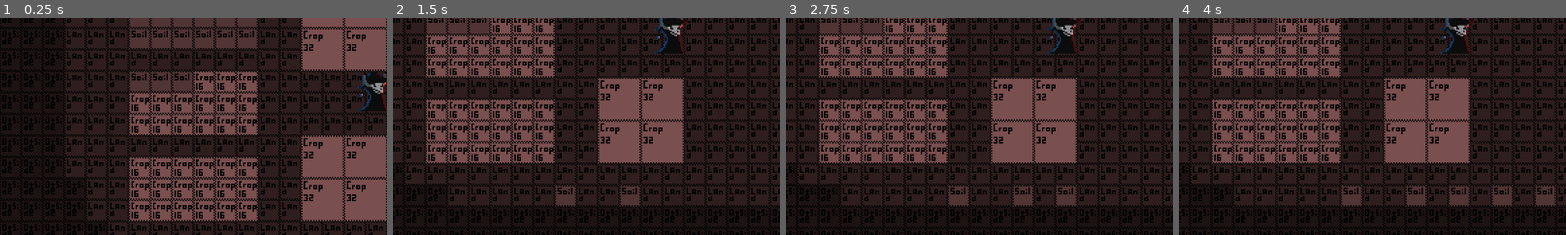
Above: before the commit, frames 1-4 (left to right).
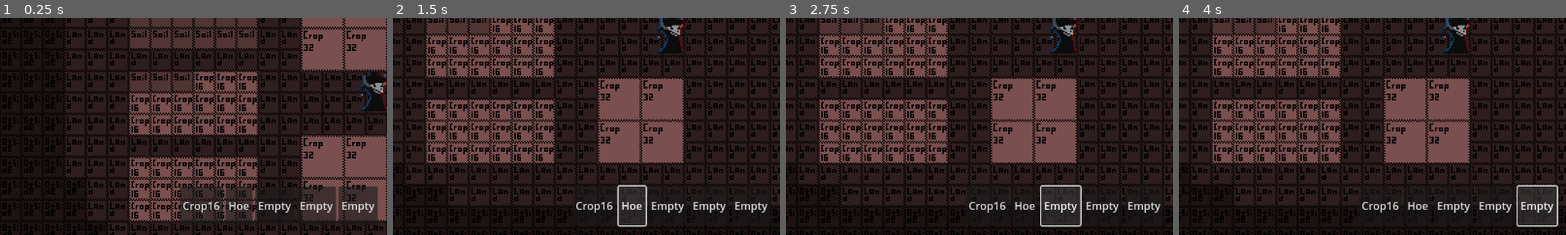
Above: after the commit, the same moments.

Repository: DominicDJC/Soul-Essence
Game: Godot game, scene res://TSCNs/Game/game.tscn
Same seed, same stepped clock (60 frames per second), same inputs: the game is played once before the commit and once after it. The project has no main scene, so this scene is started directly.
Inputs (mouse positions are % of the whole screen's width and height, from its top left):
- Up to frame 1 (0.25 s): no input
- Up to frame 2 (1.5 s): click (40, 90) at 0.5 s, where only the run after the commit has a clickable "Crop16"; click (45, 90) at 1.25 s, where only the run after the commit has a clickable "Hoe"
- Up to frame 3 (2.75 s): click (49, 90) at 2 s, where only the run after the commit has a clickable "Empty"
- Up to frame 4 (4 s): click (55, 90) at 2.75 s, where only the run after the commit has a clickable "Empty"; click (60, 90) at 3.5 s, where only the run after the commit has a clickable "Empty"
The pictures show only the part of the screen within x 14-64%, y 47-97%; the shares and areas given below are measured in that part.

The runs differ from the first frame. In frame 1, 5.2% of the frame differs, in the area x 46-98%, y 77-94%; in frame 2, 2.3%; in frame 3, 2.8%; in frame 4, 3.6%.

Commit message:
Placeholder Hotbar. Revamped placing and clearing.

Diff:
--- /dev/null
+++ b/TSCNs/Game/Hotbar.gd
@@ -0,0 +1,36 @@
+extends HBoxContainer
+
+var values = ["Crop16", "Hoe", "Empty", "Empty", "Empty"]
+var selection = 0 : set = setSelection
+
+
+func setSelection(value):
+	get_child(value).grab_focus()
+	selection = value
+
+func _physics_process(delta):
+	if Input.is_action_just_pressed("hotbar1"):
+		selection = 0
+	if Input.is_action_just_pressed("hotbar2"):
+		selection = 1
+	if Input.is_action_just_pressed("hotbar3"):
+		selection = 2
+	if Input.is_action_just_pressed("hotbar4"):
+		selection = 3
+	if Input.is_action_just_pressed("hotbar5"):
+		selection = 4
+
+func onePressed():
+	selection = 0
+
+func twoPressed():
+	selection = 1
+
+func threePressed():
+	selection = 2
+
+func fourPressed():
+	selection = 3
+
+func fivePressed():
+	selection = 4
--- a/TSCNs/Game/TileMap.gd
+++ b/TSCNs/Game/TileMap.gd
@@ -1,26 +1,69 @@
 extends TileMap
 
-@export var permaTiles: Array
+@export var permaTiles: PackedStringArray
+@export var Player: Node2D
+@export var Hotbar: Control
+var breakLayer = 0
+var lock = false
 
 func _physics_process(delta):
 	if Input.is_action_pressed("place"):
 			placeTile()
 	if Input.is_action_pressed("remove"):
 			clearTile()
+	if Input.is_action_just_released("remove"):
+		lock = false
 
+func getTile(value):
+	var dict = {
+		"Land": Vector2i(6, 0),
+		"Outside": Vector2i(7, 0),
+		"Soil": Vector2i(6, 1),
+		"Crop16": Vector2i(7, 1)
+	}
+	if typeof(value) == TYPE_VECTOR2I:
+		for key in dict.keys():
+			if dict[key] == get_cell_atlas_coords(0, value):
+				return key
+		return "unknown"
+	else:
+		if dict.has(value):
+			return dict[value]
+		return Vector2i(0, 0)
 
 func placeTile(localPosition: = get_local_mouse_position()):
-	var tile: Vector2 = local_to_map(localPosition)
-	if check(tile):
-		set_cell(0, tile, 2, Vector2i(6, 1))
+	var tile: Vector2i = local_to_map(localPosition)
+	var item = Hotbar.values[Hotbar.selection]
+	var tileType = getTile(tile)
+	if restraintsGood(tile):
+		if item == "Hoe" and tileType == "Land":
+			set_cell(0, tile, 2, getTile("Soil"))
+		elif item == "Crop16" and tileType == "Soil":
+			set_cell(0, tile, 2, getTile("Crop16"))
 
 func clearTile(localPosition: = get_local_mouse_position()):
-	var tile: Vector2 = local_to_map(localPosition)
-	if check(tile):
-		set_cell(0, tile, 2, Vector2i(6, 0))
+	var tile: Vector2i = local_to_map(localPosition)
+	var tileType = getTile(tile)
+	if lock == false:
+		if tileType == "Crop16":
+			breakLayer = 1
+		elif tileType == "Soil":
+			breakLayer = 0
+		lock = true
+	if restraintsGood(tile):
+		if breakLayer == 1:
+			if tileType == "Crop16":
+				set_cell(0, tile, 2, getTile("Soil"))
+		if breakLayer == 0:
+			if tileType == "Soil":
+				set_cell(0, tile, 2, getTile("Land"))
 
-func check(tile):
-	var atlasCoords = get_cell_atlas_coords(0, tile)
-	if permaTiles.has(atlasCoords):
+func restraintsGood(tile):
+	var playerCoords = local_to_map(Player.position + Player.PlacePoint.position)
+	if permaTiles.has(getTile(tile)):
+		return false
+	if abs(playerCoords.x - tile.x) >= 6:
+		return false
+	if abs(playerCoords.y - tile.y) >= 6:
 		return false
 	return true
--- a/TSCNs/Game/game.tscn
+++ b/TSCNs/Game/game.tscn
@@ -1,10 +1,11 @@
-[gd_scene load_steps=8 format=3 uid="uid://b27qg1qcvno5j"]
+[gd_scene load_steps=9 format=3 uid="uid://b27qg1qcvno5j"]
 
 [ext_resource type="Texture2D" uid="uid://divlgkim52vjl" path="res://TileSets/Placeholder.png" id="1_0ecyk"]
 [ext_resource type="Texture2D" uid="uid://b57q3wgfuxhlr" path="res://Textures/NeutralPointLightTexture.webp" id="2_bbq3h"]
 [ext_resource type="Script" path="res://TSCNs/Game/TileMap.gd" id="2_y1ob4"]
 [ext_resource type="PackedScene" uid="uid://cpw6hhec66q6b" path="res://TSCNs/Player/player.tscn" id="3_by06h"]
 [ext_resource type="PackedScene" uid="uid://cu7v2bbrr5x83" path="res://TSCNs/MainCam/maincam.tscn" id="4_t10t1"]
+[ext_resource type="Script" path="res://TSCNs/Game/Hotbar.gd" id="5_cuxhr"]
 
 [sub_resource type="TileSetAtlasSource" id="TileSetAtlasSource_xnkf3"]
 resource_name = "Placeholder"
@@ -36,13 +37,15 @@
 [node name="Game" type="Node2D"]
 texture_filter = 1
 
-[node name="TileMap" type="TileMap" parent="."]
+[node name="TileMap" type="TileMap" parent="." node_paths=PackedStringArray("Player", "Hotbar")]
 light_mask = 2
 tile_set = SubResource("TileSet_3b54a")
 format = 2
 layer_0/tile_data = PackedInt32Array(0, 458754, 0, 1, 458754, 0, 2, 458754, 0, 3, 458754, 0, 4, 458754, 0, 5, 458754, 0 …(23483 unchanged characters)…
 script = ExtResource("2_y1ob4")
-permaTiles = [Vector2i(7, 0)]
+permaTiles = PackedStringArray("Outside")
+Player = NodePath("../Player")
+Hotbar = NodePath("../CanvasLayer/UI/Hotbar")
 
 [node name="PointLight2D" type="PointLight2D" parent="."]
 position = Vector2(416, 150)
@@ -63,3 +66,60 @@
 
 [node name="Player" parent="." instance=ExtResource("3_by06h")]
 position = Vector2(263, 158)
+
+[node name="CanvasLayer" type="CanvasLayer" parent="."]
+
+[node name="UI" type="Control" parent="CanvasLayer"]
+light_mask = 0
+layout_mode = 3
+anchors_preset = 15
+anchor_right = 1.0
+anchor_bottom = 1.0
+grow_horizontal = 2
+grow_vertical = 2
+
+[node name="Hotbar" type="HBoxContainer" parent="CanvasLayer/UI"]
+light_mask = 0
+layout_mode = 1
+anchors_preset = 15
+anchor_right = 1.0
+anchor_bottom = 1.0
+offset_left = 429.0
+offset_top = 554.0
+offset_right = -429.0
+offset_bottom = -36.0
+grow_horizontal = 2
+grow_vertical = 2
+alignment = 1
+script = ExtResource("5_cuxhr")
+
+[node name="1" type="Button" parent="CanvasLayer/UI/Hotbar"]
+light_mask = 0
+layout_mode = 2
+text = "Crop16"
+
+[node name="2" type="Button" parent="CanvasLayer/UI/Hotbar"]
+light_mask = 0
+layout_mode = 2
+text = "Hoe"
+
+[node name="3" type="Button" parent="CanvasLayer/UI/Hotbar"]
+light_mask = 0
+layout_mode = 2
+text = "Empty"
+
+[node name="4" type="Button" parent="CanvasLayer/UI/Hotbar"]
+light_mask = 0
+layout_mode = 2
+text = "Empty"
+
+[node name="5" type="Button" parent="CanvasLayer/UI/Hotbar"]
+light_mask = 0
+layout_mode = 2
+text = "Empty"
+
+[connection signal="pressed" from="CanvasLayer/UI/Hotbar/1" to="CanvasLayer/UI/Hotbar" method="onePressed"]
+[connection signal="pressed" from="CanvasLayer/UI/Hotbar/2" to="CanvasLayer/UI/Hotbar" method="twoPressed"]
+[connection signal="pressed" from="CanvasLayer/UI/Hotbar/3" to="CanvasLayer/UI/Hotbar" method="threePressed"]
+[connection signal="pressed" from="CanvasLayer/UI/Hotbar/4" to="CanvasLayer/UI/Hotbar" method="fourPressed"]
+[connection signal="pressed" from="CanvasLayer/UI/Hotbar/5" to="CanvasLayer/UI/Hotbar" method="fivePressed"]
--- a/TSCNs/Player/player.gd
+++ b/TSCNs/Player/player.gd
@@ -1,6 +1,7 @@
 extends CharacterBody2D
 
 @onready var PlayerSprite = $PlaceHolderPlayer
+@onready var PlacePoint = $PlacePoint
 @export var speed = 150
 @export var cameraForward = 40
 var direction: Vector2 = Vector2()
--- a/TSCNs/Player/player.tscn
+++ b/TSCNs/Player/player.tscn
@@ -16,3 +16,6 @@
 
 [node name="PlaceHolderPlayer" type="Sprite2D" parent="."]
 texture = ExtResource("2_5ptgu")
+
+[node name="PlacePoint" type="Node2D" parent="."]
+position = Vector2(0, 16)
--- a/project.godot
+++ b/project.godot
@@ -38,12 +38,12 @@
 }
 zoom_in={
 "deadzone": 0.5,
-"events": [Object(InputEventMouseButton,"resource_local_to_s …(74 unchanged characters)… se,"shift_pressed":false,"ctrl_pressed":false,"meta_pressed":false,"button_mask":0," …(154 unchanged characters)…
+"events": [Object(InputEventMouseButton,"resource_local_to_s …(74 unchanged characters)… se,"shift_pressed":false,"ctrl_pressed":true,"meta_pressed":false,"button_mask":0," …(154 unchanged characters)…
 ]
 }
 zoom_out={
 "deadzone": 0.5,
-"events": [Object(InputEventMouseButton,"resource_local_to_s …(74 unchanged characters)… se,"shift_pressed":false,"ctrl_pressed":false,"meta_pressed":false,"button_mask":0," …(154 unchanged characters)…
+"events": [Object(InputEventMouseButton,"resource_local_to_s …(74 unchanged characters)… se,"shift_pressed":false,"ctrl_pressed":true,"meta_pressed":false,"button_mask":0," …(154 unchanged characters)…
 ]
 }
 zoom_reset={
@@ -61,6 +61,31 @@
 "events": [Object(InputEventMouseButton,"resource_local_to_scene":false,"resource_name":"","device":-1,"window_id":0,"a …(258 unchanged characters)…
 ]
 }
+hotbar1={
+"deadzone": 0.5,
+"events": [Object(InputEventKey,"resource_local_to_scene":false,"resource_name":"","device":-1,"window_id":0,"alt_pressed":false,"shift_pressed":false,"ctrl_pressed":false,"meta_pressed":false,"pressed":false,"keycode":0,"physical_keycode":49,"key_label":0,"unicode":49,"echo":false,"script":null)
+]
+}
+hotbar2={
+"deadzone": 0.5,
+"events": [Object(InputEventKey,"resource_local_to_scene":false,"resource_name":"","device":-1,"window_id":0,"alt_pressed":false,"shift_pressed":false,"ctrl_pressed":false,"meta_pressed":false,"pressed":false,"keycode":0,"physical_keycode":50,"key_label":0,"unicode":50,"echo":false,"script":null)
+]
+}
+hotbar3={
+"deadzone": 0.5,
+"events": [Object(InputEventKey,"resource_local_to_scene":false,"resource_name":"","device":-1,"window_id":0,"alt_pressed":false,"shift_pressed":false,"ctrl_pressed":false,"meta_pressed":false,"pressed":false,"keycode":0,"physical_keycode":51,"key_label":0,"unicode":51,"echo":false,"script":null)
+]
+}
+hotbar4={
+"deadzone": 0.5,
+"events": [Object(InputEventKey,"resource_local_to_scene":false,"resource_name":"","device":-1,"window_id":0,"alt_pressed":false,"shift_pressed":false,"ctrl_pressed":false,"meta_pressed":false,"pressed":false,"keycode":0,"physical_keycode":52,"key_label":0,"unicode":52,"echo":false,"script":null)
+]
+}
+hotbar5={
+"deadzone": 0.5,
+"events": [Object(InputEventKey,"resource_local_to_scene":false,"resource_name":"","device":-1,"window_id":0,"alt_pressed":false,"shift_pressed":false,"ctrl_pressed":false,"meta_pressed":false,"pressed":false,"keycode":0,"physical_keycode":53,"key_label":0,"unicode":53,"echo":false,"script":null)
+]
+}
 
 [rendering]
 
